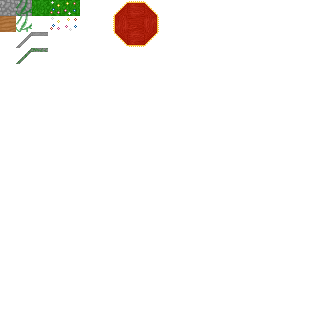
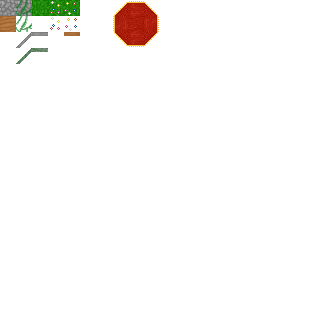
Revision of a layered 320×320 image; what changed, layer by layer:
painted on "Paint Layer 16" (1st of 4, in "carpet" › "carpet corners" › "carpet corner") over 64, 32, 80, 36
painted on "Paint Layer 14" (1st of 4, in "carpet" › "carpet corners" › "carpet corner") over 64, 32, 80, 36
painted on "Paint Layer 15" (1st of 4, in "carpet" › "carpet corners" › "carpet corner") over 64, 32, 80, 36
painted on "Paint Layer 8" (1st of 4, in "carpet" › "carped edges" › "carpet edge") over 64, 32, 80, 36
painted on "Paint Layer 12" (3rd of 4, in "carpet" › "carped edges" › "carpet edge") over 64, 32, 80, 36
painted on "Paint Layer 11" (3rd of 4, in "carpet" › "carped edges" › "carpet edge") over 64, 32, 80, 36
added group "Group 33" with 2 layers above "grass" over 64, 32, 80, 36
added layer "Paint Layer 35" in group "Group 33" over 64, 32, 80, 36
added layer "Paint Layer 34" in group "Group 33" over 64, 32, 80, 36
